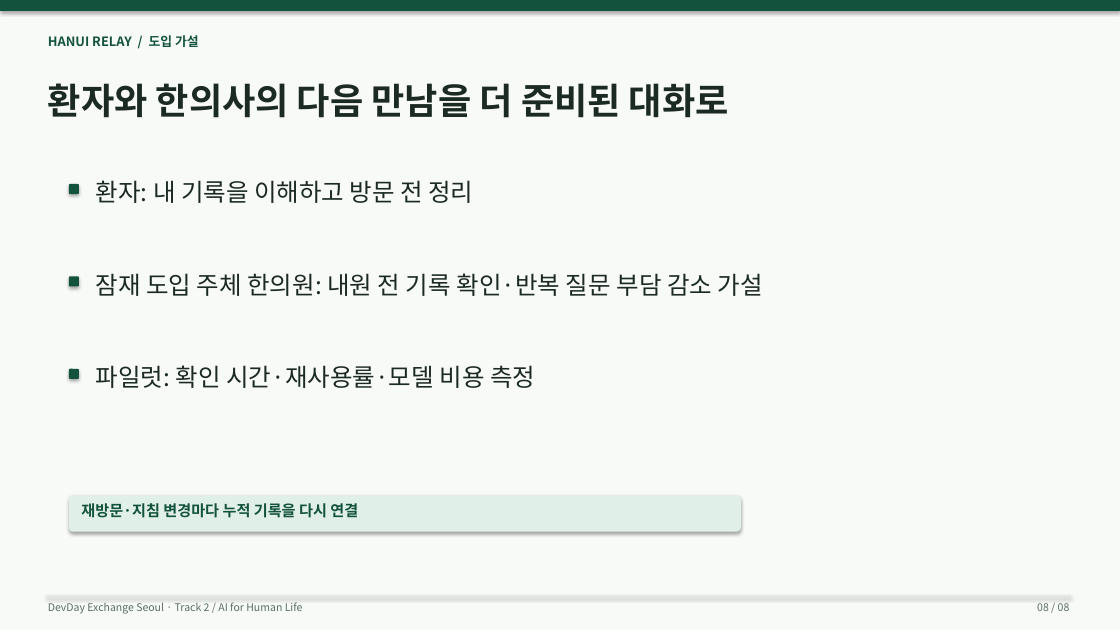
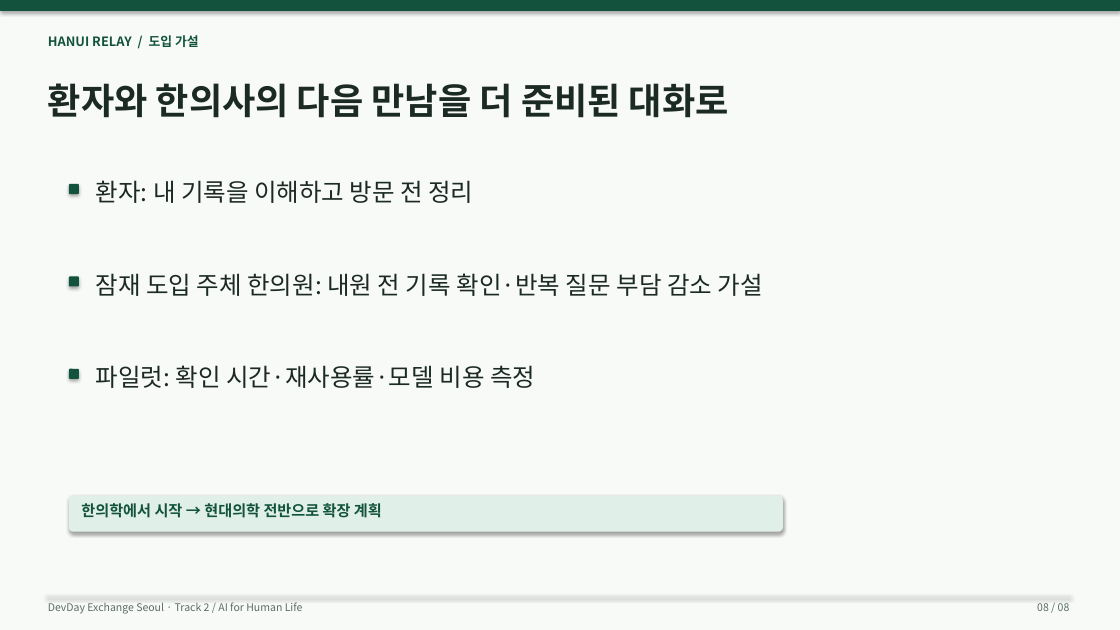
Before and after one commit to wlsalswo14/devday-hanui-relay, a slide deck: slide 8 of presentations/Hanui-Relay-4min.pptx. Drawn at 1120x630 pixels with LibreOffice and Linux fonts; fonts in the diff are those of the drawing. Boxes give left, top, right and bottom in pixels: in the first picture for what was removed or moved away, otherwise in the second. Text is boxed around its words. In the diff, an @@ line names an element or a change of style, - is before the commit and + after.

```diff
--- a/presentations/Hanui-Relay-4min.pptx
+++ b/presentations/Hanui-Relay-4min.pptx
@@ rounded rectangle resized from (x1=69, y1=496, x2=741, y2=532) to (x1=69, y1=496, x2=783, y2=532) @@
@@ text at (x1=81, y1=503, x2=382, y2=518): text changed @@
-재방문·지침 변경마다 누적 기록을 다시 연결
+한의학에서 시작 → 현대의학 전반으로 확장 계획
```
Also in this commit, not shown: 6 other slides changed, 15 other files.
